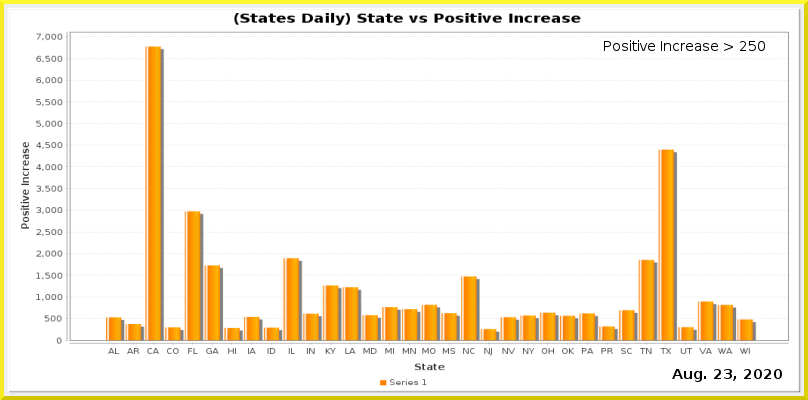
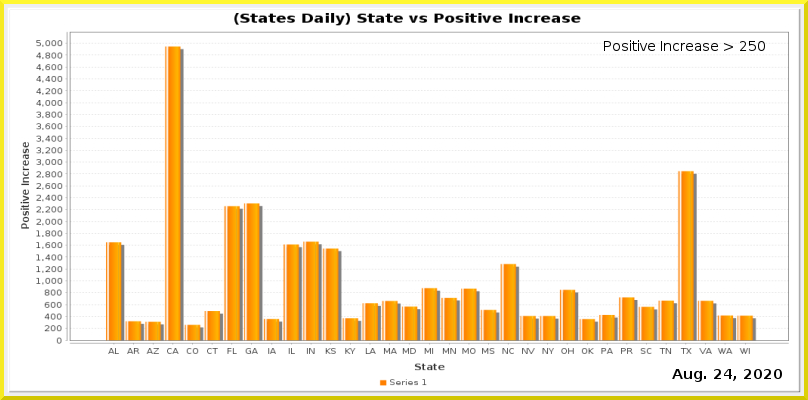
Layers edited between the first and the second w=808, h=400 image:
painted on "Current Date" over left=724, top=369, right=732, bottom=379
painted on "Date_vs_TestIncrease.png" over left=36, top=33, right=789, bottom=356
